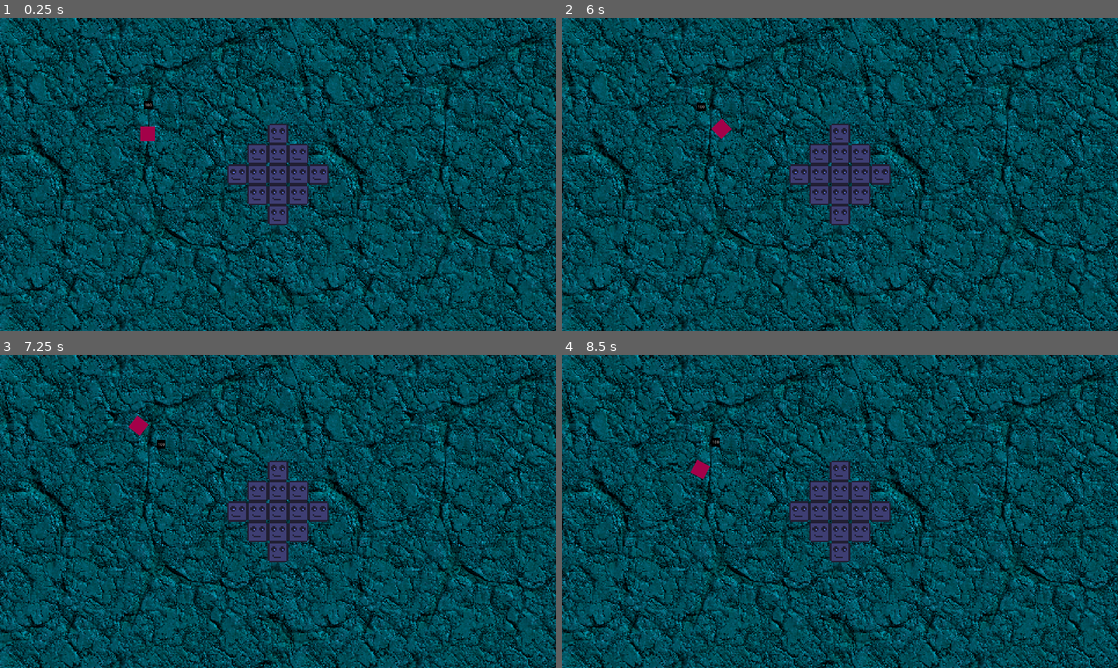
Above: before the commit, frames 1-4 (two rows, left to right).
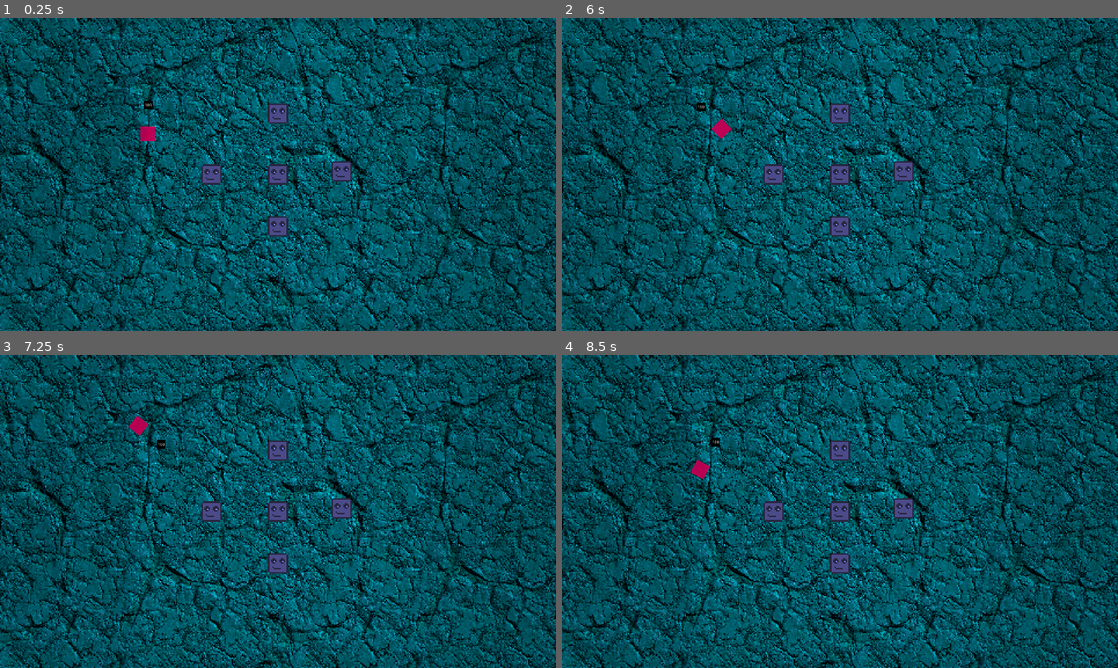
Above: after the commit, the same moments.

Repository: CannibalCowsRanch/Momentum
Game: Godot game, scene res://scenes/main.tscn
Two runs of this game, one before a commit and one after it. Both use one fixed random seed, a clock stepped at 60 frames per second and the inputs below.
Inputs (mouse positions are in pixels of both pictures, inside the frame that each line leads up to):
- Up to frame 1 (0.25 s): no input
- Up to frame 2 (6 s): tap Enter at 0.5, 3.5 s; move the mouse to (867, 174) at 0.52 s; tap Space at 1.25 s; move the mouse to (812, 174) at 1.27 s; move the mouse to (851, 168) at 2.02 s; move the mouse to (834, 180) at 2.77 s; move the mouse to (878, 177) at 3.52 s; move the mouse to (795, 171) at 4.27 s; move the mouse to (845, 174) at 5.02 s; move the mouse to (817, 168) at 5.77 s
- Up to frame 3 (7.25 s): move the mouse to (305, 511) at 6.52 s
- Up to frame 4 (8.5 s): move the mouse to (812, 511) at 7.27 s; move the mouse to (851, 505) at 8.02 s

The runs differ from the first frame. In frame 1, 5.2% of the frame differs, in the area x 23-77%, y 2-97%; in frame 2, 5.2%; in frame 3, 5.1%; in frame 4, 5.2%.

Commit message:
Added lights and a sound

Diff:
--- a/default_bus_layout.tres
+++ b/default_bus_layout.tres
@@ -43,3 +43,9 @@
 bus/2/effect/0/enabled = true
 bus/2/effect/1/effect = SubResource( 2 )
 bus/2/effect/1/enabled = true
+bus/3/name = "Background Music"
+bus/3/solo = false
+bus/3/mute = false
+bus/3/bypass_fx = false
+bus/3/volume_db = 0.0
+bus/3/send = "Master"
--- a/scenes/enemy.gd
+++ b/scenes/enemy.gd
@@ -1,7 +1,11 @@
 extends Node2D
-export var health = 10
+export var health = 30
 const MAX_VELOCITY = 3000
 const MAX_VELOCITY_SQUARED = 9000000
+
+func _ready():
+	$health_label.bbcode_text = String(int(health))
+
 
 func _on_body_body_entered(body):
 	#var kinetic_energy = min(body.linear_velocity.length_squared(), MAX_VELOCITY_SQUARED) * body.mass / 2
--- a/scenes/enemy.tscn
+++ b/scenes/enemy.tscn
@@ -9,10 +9,22 @@
 extents = Vector2( 35, 35 )
 _sections_unfolded = [ "Resource" ]
 
-[node name="enemy" type="Node2D" index="0"]
+[sub_resource type="Gradient" id=2]
+
+offsets = PoolRealArray( 0, 0.455621, 1 )
+colors = PoolColorArray( 1, 1, 1, 1, 1, 1, 1, 1, 1, 1, 1, 1 )
+
+[sub_resource type="GradientTexture" id=3]
+
+flags = 4
+gradient = SubResource( 2 )
+width = 1024
+_sections_unfolded = [ "Resource" ]
+
+[node name="enemy" type="Node2D"]
 
 script = ExtResource( 1 )
-health = 10
+health = 30
 
 [node name="body" type="RigidBody2D" parent="." index="0"]
 
@@ -73,4 +85,30 @@
 override_selected_font_color = false
 _sections_unfolded = [ "Anchor", "Margin" ]
 
+[node name="Light2D" type="Light2D" parent="." index="2"]
+
+scale = Vector2( 1, 1024 )
+enabled = true
+editor_only = false
+texture = SubResource( 3 )
+offset = Vector2( 0, 0 )
+texture_scale = 1.0
+color = Color( 1, 1, 1, 1 )
+energy = 0.2
+mode = 0
+range_height = 100.0
+range_z_min = -1024
+range_z_max = 1024
+range_layer_min = 0
+range_layer_max = 0
+range_item_cull_mask = 1
+shadow_enabled = true
+shadow_color = Color( 0, 0, 0, 1 )
+shadow_buffer_size = 2048
+shadow_gradient_length = 0.0
+shadow_filter = 0
+shadow_filter_smooth = 0.0
+shadow_item_cull_mask = 1
+_sections_unfolded = [ "Range", "Shadow", "Transform" ]
+
 [connection signal="body_entered" from="body" to="." method="_on_body_body_entered"]
--- a/scenes/hammer.tscn
+++ b/scenes/hammer.tscn
@@ -7,6 +7,12 @@
 
 custom_solver_bias = 0.0
 radius = 35.0
+
+[sub_resource type="OccluderPolygon2D" id=2]
+
+closed = true
+cull_mode = 0
+polygon = PoolVector2Array( -24.6333, -24.533, -24.8968, 25.0088, 25.172, 25.2723, 24.9084, -24.0059 )
 
 [node name="hammer" type="RigidBody2D"]
 
@@ -64,4 +70,9 @@
 bus = "Hammer"
 script = ExtResource( 2 )
 
+[node name="LightOccluder2D" type="LightOccluder2D" parent="." index="3"]
+
+occluder = SubResource( 2 )
+light_mask = 1
+
 [connection signal="body_entered" from="." to="hit_sound" method="_on_hammer_body_entered"]
--- a/scenes/main.tscn
+++ b/scenes/main.tscn
@@ -1,10 +1,11 @@
-[gd_scene load_steps=8 format=2]
+[gd_scene load_steps=9 format=2]
 
 [ext_resource path="res://tilesets/red_earth.res" type="TileSet" id=1]
 [ext_resource path="res://scenes/player.tscn" type="PackedScene" id=2]
 [ext_resource path="res://scenes/hammer.tscn" type="PackedScene" id=3]
 [ext_resource path="res://scenes/playertrack.tscn" type="PackedScene" id=4]
 [ext_resource path="res://scenes/enemy.tscn" type="PackedScene" id=5]
+[ext_resource path="res://sounds/187518__waveplay-old__ambient-echo-5.ogg" type="AudioStream" id=6]
 
 [sub_resource type="RectangleShape2D" id=1]
 
@@ -16,7 +17,7 @@
 custom_solver_bias = 0.0
 extents = Vector2( 100, 740 )
 
-[node name="main" type="Node"]
+[node name="main" type="Node" index="0"]
 
 [node name="ColorRect" type="ColorRect" parent="." index="0"]
 
@@ -128,60 +129,29 @@
 
 [node name="enemy2" parent="." index="6" instance=ExtResource( 5 )]
 
-position = Vector2( 1030, 540 )
+position = Vector2( 960, 720 )
 _sections_unfolded = [ "Transform" ]
 
 [node name="enemy3" parent="." index="7" instance=ExtResource( 5 )]
 
-position = Vector2( 960, 470 )
+position = Vector2( 1180, 530 )
 _sections_unfolded = [ "Transform" ]
 
 [node name="enemy4" parent="." index="8" instance=ExtResource( 5 )]
 
-position = Vector2( 890, 540 )
+position = Vector2( 960, 330 )
 _sections_unfolded = [ "Transform" ]
 
 [node name="enemy5" parent="." index="9" instance=ExtResource( 5 )]
 
-position = Vector2( 960, 610 )
+position = Vector2( 730, 540 )
 _sections_unfolded = [ "Transform" ]
 
-[node name="enemy6" parent="." index="10" instance=ExtResource( 5 )]
+[node name="Background" type="AudioStreamPlayer" parent="." index="10"]
 
-position = Vector2( 960, 680 )
-_sections_unfolded = [ "Transform" ]
-
-[node name="enemy7" parent="." index="11" instance=ExtResource( 5 )]
-
-position = Vector2( 1100, 540 )
-_sections_unfolded = [ "Transform" ]
-
-[node name="enemy8" parent="." index="12" instance=ExtResource( 5 )]
-
-position = Vector2( 960, 400 )
-_sections_unfolded = [ "Transform" ]
-
-[node name="enemy9" parent="." index="13" instance=ExtResource( 5 )]
-
-position = Vector2( 820, 540 )
-_sections_unfolded = [ "Transform" ]
-
-[node name="enemy10" parent="." index="14" instance=ExtResource( 5 )]
-
-position = Vector2( 890, 470 )
-_sections_unfolded = [ "Transform" ]
-
-[node name="enemy11" parent="." index="15" instance=ExtResource( 5 )]
-
-position = Vector2( 1030, 470 )
-_sections_unfolded = [ "Transform" ]
-
-[node name="enemy12" parent="." index="16" instance=ExtResource( 5 )]
-
-position = Vector2( 1030, 610 )
-_sections_unfolded = [ "Transform" ]
-
-[node name="enemy13" parent="." index="17" instance=ExtResource( 5 )]
-
-position = Vector2( 890, 610 )
-_sections_unfolded = [ "Transform" ]
+stream = ExtResource( 6 )
+volume_db = 0.0
+pitch_scale = 1.0
+autoplay = true
+mix_target = 0
+bus = "Background Music"
--- a/scenes/player.tscn
+++ b/scenes/player.tscn
@@ -6,6 +6,12 @@
 
 custom_solver_bias = 0.0
 extents = Vector2( 16, 16 )
+
+[sub_resource type="OccluderPolygon2D" id=4]
+
+closed = true
+cull_mode = 0
+polygon = PoolVector2Array( -15.0764, -14.8905, -15.2702, 15.9096, 15.5299, 15.5221, 15.5299, -14.6968 )
 
 [node name="player" type="RigidBody2D"]
 
@@ -81,3 +87,9 @@
 scroll_following = false
 selection_enabled = false
 override_selected_font_color = false
+
+[node name="LightOccluder2D" type="LightOccluder2D" parent="." index="3"]
+
+position = Vector2( -0.19371, -0.387423 )
+occluder = SubResource( 4 )
+light_mask = 1
Not shown: 1 places in scenes/enemy.tscn that only renumber resources
Not shown: 1 places in scenes/hammer.tscn that only renumber resources
Not shown: 1 places in scenes/player.tscn that only renumber resources
Not shown, added: sounds/187518__waveplay-old__ambient-echo-5.ogg.import
Not shown, added: sounds/187518__waveplay-old__ambient-echo-5.wav.import
Not shown, added: sounds/187518__waveplay-old__ambient-echo-5.ogg
